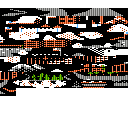
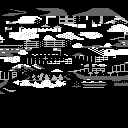
Before/after of a 128×128 layered artwork. What changed in the layer stack:
removed layer "willamette" over [0, 80, 128, 96]
removed layer "the dalles" over [0, 72, 127, 88]
removed layer "fort walla walla" over [0, 64, 128, 80]
removed layer "blue mountains" over [6, 56, 128, 72]
removed layer "fort boise" over [27, 56, 116, 64]
removed layer "fort hall" over [0, 48, 127, 64]
removed layer "soda springs" over [0, 40, 127, 56]
removed layer "fort bridger" over [0, 32, 128, 48]
removed layer "south pass" over [49, 32, 103, 40]
removed layer "independence rock" over [5, 24, 128, 40]
removed layer "fort laramie" over [5, 24, 98, 32]
removed layer "chimney rock" over [92, 16, 128, 24]
removed layer "fort kearney" over [8, 16, 80, 24]
renamed "river" to "landmarks", painted on it over [0, 8, 128, 96]
renamed "layer2" to "black", showed it over [0, 0, 128, 128]
